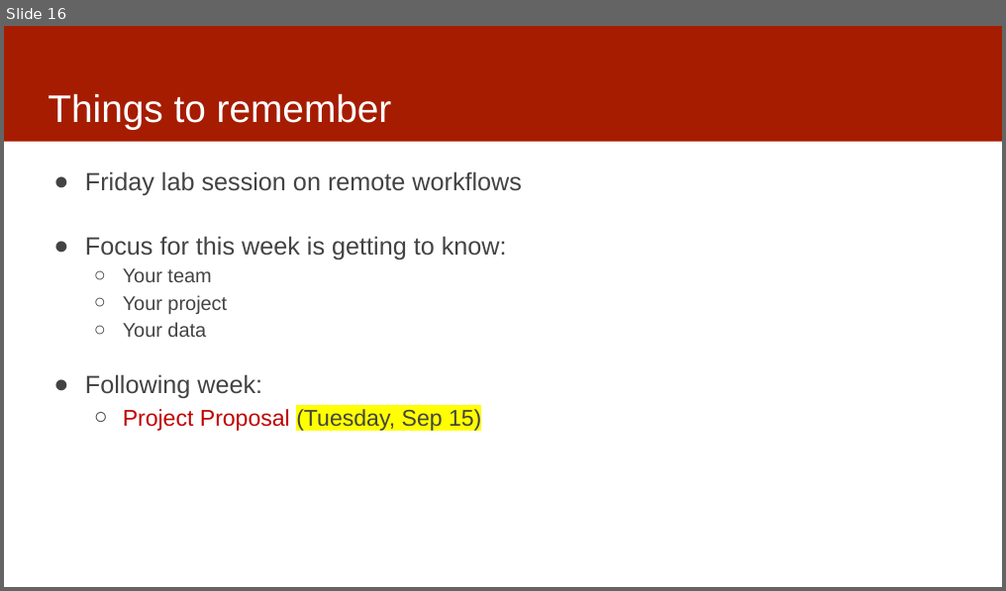
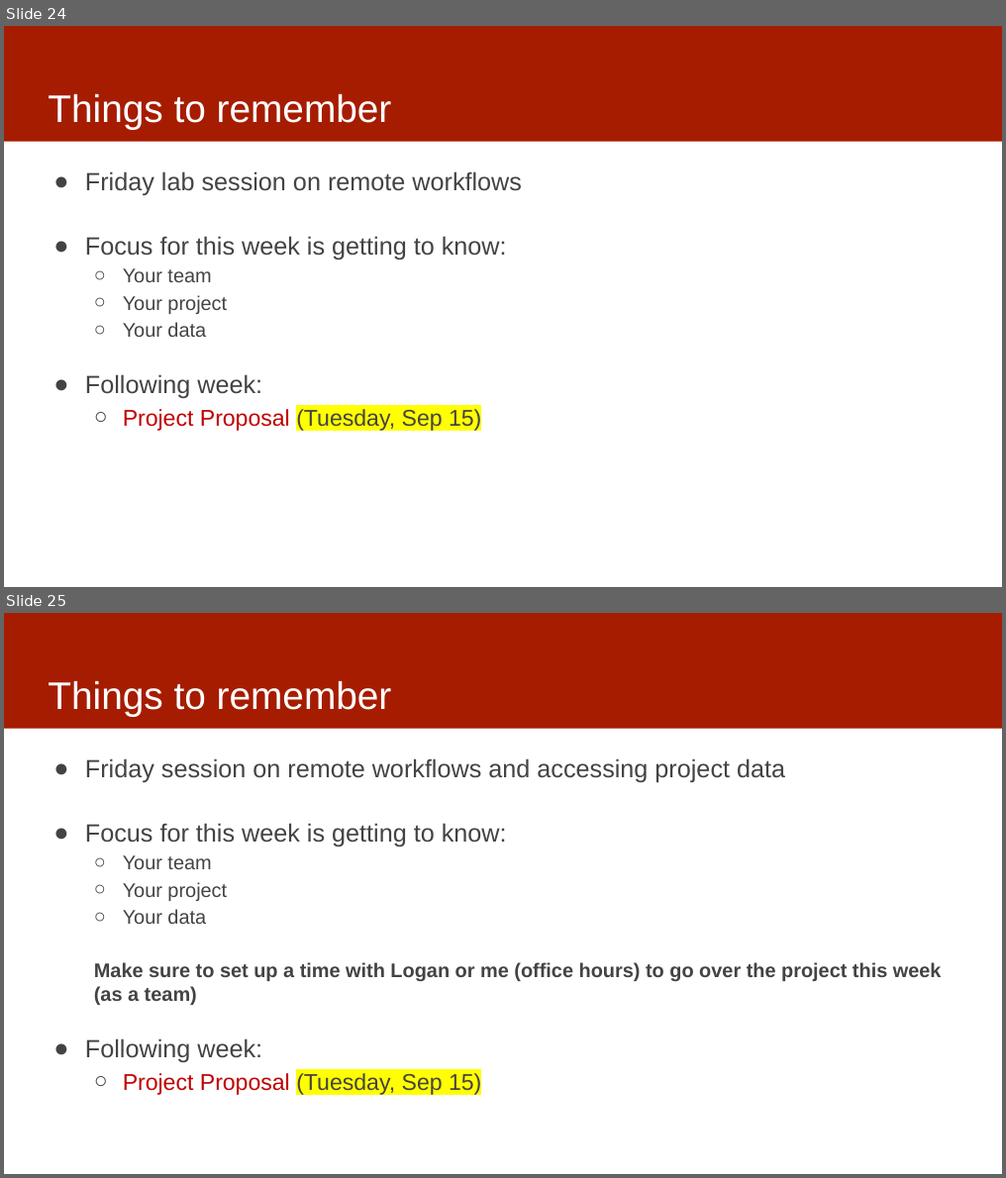
Before and after one commit to dssg/mlforpublicpolicylab, a slide deck: Lectures/03-casestudies.pptx. Shown one above the other, each under a label of ours: slide 16 before the commit, slides 24 and 25 after it. The pictures are 1006x591 and 1006x1178 pixels, drawn with LibreOffice and Linux fonts; fonts in the diff are those of the drawing. Boxes give left, top, right and bottom in pixels: in the first picture for what was removed or moved away, otherwise in the second. Text is boxed around its words. In the diff, an @@ line names an element or a change of style, - is before the commit and + after.

```diff
--- a/Lectures/03-casestudies.pptx
+++ b/Lectures/03-casestudies.pptx
@@ slide 25 added at bbox=[4, 613, 1002, 1174], background #FFFFFF; not listed: 1 template element that a slide beside it also shows @@
@@ title added at bbox=[48, 681, 392, 717], 37 pt, text #FFFFFF @@
+Things to remember
@@ text added at bbox=[85, 759, 942, 1095], 19 pt, text #434343 @@
+● Friday session on remote workflows and accessing project data
+● Focus for this week is getting to know:
+  ○ Your team
+  ○ Your project
+  ○ Your data
+  Make sure to set up a time with Logan or me (office hours) to go over the project this week (as a team)
+● Following week:
+  ○ Project Proposal (Tuesday, Sep 15)
@@ what was slide 16 is now slide 24 @@
```
Also in this commit, not shown: 2 slides changed, 8 other slides added.
